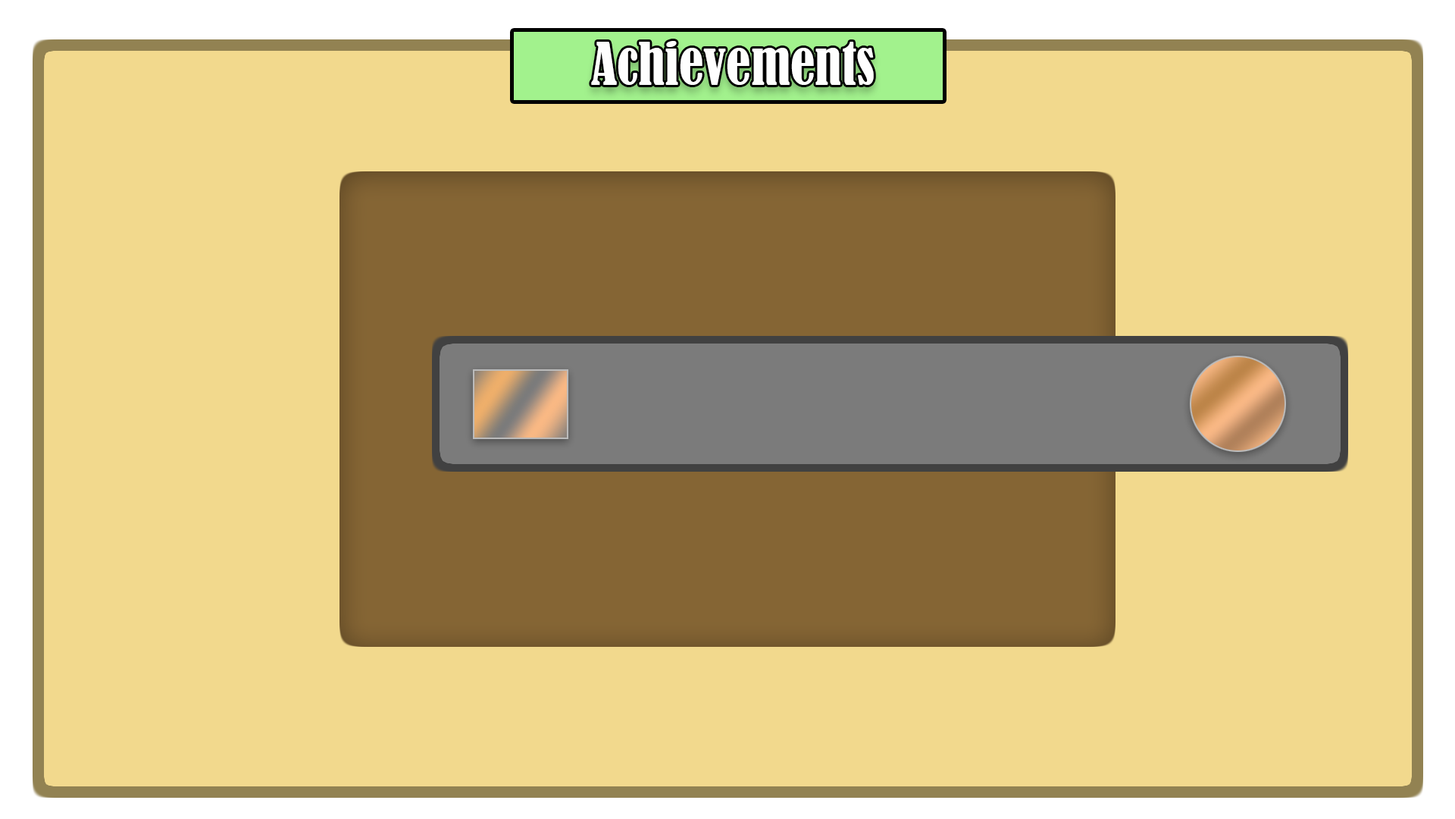
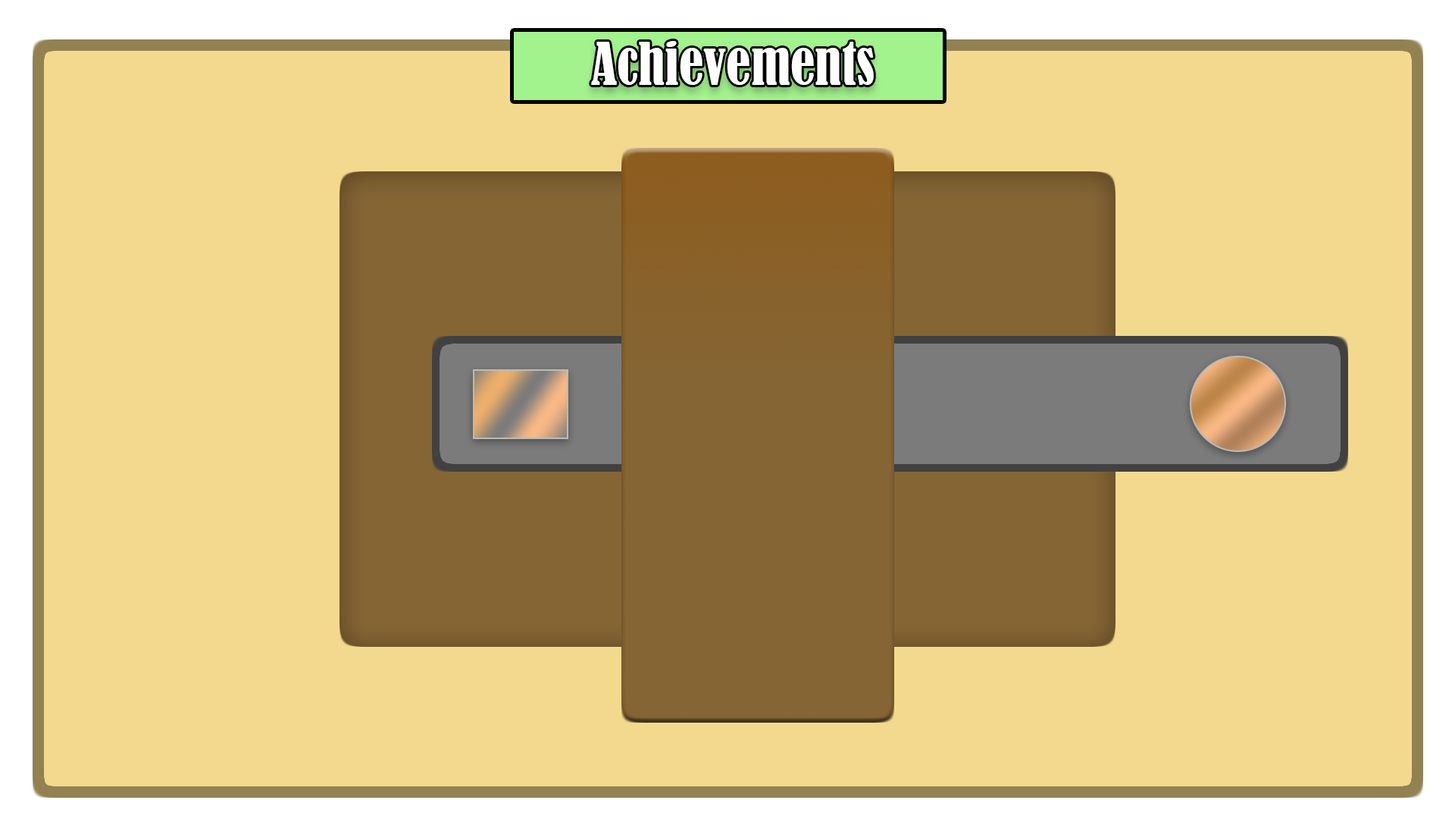
The second w=1455, h=819 image is a revision of the first. Changes to its layers:
added layer "Layer 6" above "Layer 5" over 621, 147, 895, 723
